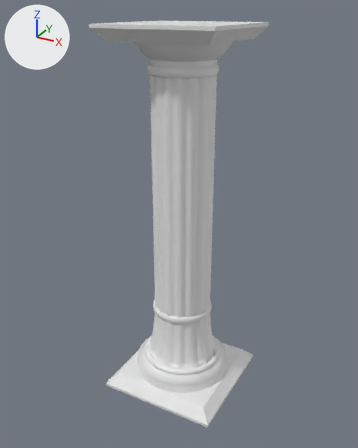
What one commit did to the FBX model transistormuseum/Assets/models/column.fbx.
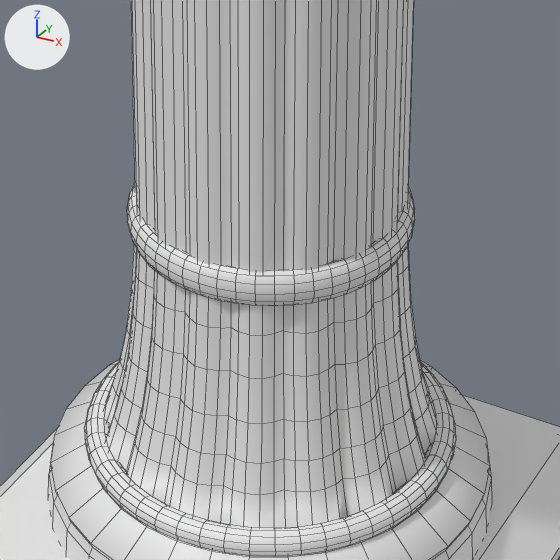
There are two pictures of each version: one whole from a 50 mm camera at (3.55, -6.59, 6.3) aimed at (-0.05, -0.04, 3.03), one close up on the part from 36% to 67% of the width and 59% to 84% of the height. Every picture has the same lights, and +X, +Y and +Z are marked at upper left. The close-ups show mesh edges as thin lines. Where no turn or scale is listed for an object, it has been applied to the vertices. Vertices at the same position are counted once.

Before the edit, the objects in view are built like this:
```python
me_circle = bpy.data.meshes.new('Circle')
me_circle.from_pydata(...)  # 2880 vertices, 2716 faces; spans x -1.02..1.02, y -1.02..1.02, z 0.01..6.09
ob_column = bpy.data.objects.new('column', me_circle)
ob_column.location = (0.0, 0.0, 0.0)
```
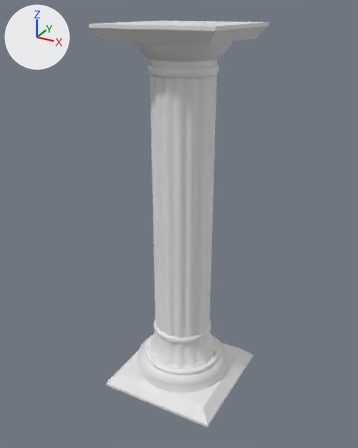
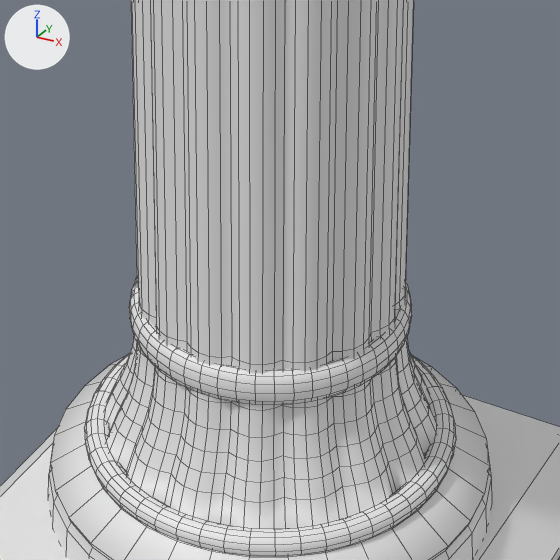
The change, as a diff of the scene's bpy script:
```diff
--- a/transistormuseum/Assets/models/column.fbx.py
+++ b/transistormuseum/Assets/models/column.fbx.py
@@ me_circle @@
 me_circle.from_pydata(...)  # 2880 vertices, 2716 faces; spans x -1.02..1.02, y -1.02..1.02, z 0.01..6.09
 # used by ob_column; location = (0.0, 0.0, 0.0)
+# me_circle part 1: the loose piece of 576 vertices spanning x -0.52..0.52, y -0.52..0.52, z 1.39..1.53 is moved by (0.0, 0.0, -0.41)
+# me_circle part 2: all 80 vertices in x -0.49..0.49, y -0.49..0.49, z 1.47 are moved by (0.0, 0.0, -0.33)
+# me_circle part 3: all 80 vertices in x -0.5..0.5, y -0.5..0.5, z 1.27 are moved by (0.0, 0.0, -0.31)
+# me_circle part 4: all 80 vertices in x -0.51..0.51, y -0.51..0.51, z 1.1 are moved by (0.0, 0.0, -0.25)
+# me_circle part 5: all 80 vertices in x -0.53..0.53, y -0.53..0.53, z 0.92..0.93 are moved by (0.0, 0.0, -0.16)
+# me_circle part 6: all 80 vertices in x -0.56..0.56, y -0.56..0.56, z 0.77..0.78 are moved by (0.0, 0.0, -0.08)
+# me_circle part 7: all 80 vertices in x -0.59..0.59, y -0.59..0.59, z 0.66..0.67 are moved by (0.0, 0.0, -0.03)
```

What differs and where, as boxes (x1, y1, x2, y2) in the close-ups (560 x 560 px; the box of a moved part takes in the faces that stretch with it):
part 1 of me_circle, moved or reshaped: before (127, 182, 415, 306); after (129, 278, 412, 405)
part 2 of me_circle, moved or reshaped: before (131, 0, 414, 273); after (131, 0, 414, 365)
part 3 of me_circle, moved or reshaped: before (134, 245, 409, 336); after (137, 280, 405, 411)
part 4 of me_circle, moved or reshaped: before (131, 251, 411, 379); after (133, 337, 409, 438)
part 5 of me_circle, moved or reshaped: before (126, 289, 416, 424); after (127, 344, 414, 462)
part 6 of me_circle, moved or reshaped: before (120, 328, 422, 464); after (120, 351, 421, 483)
part 7 of me_circle, moved or reshaped: before (104, 361, 438, 528); after (104, 364, 437, 529)
